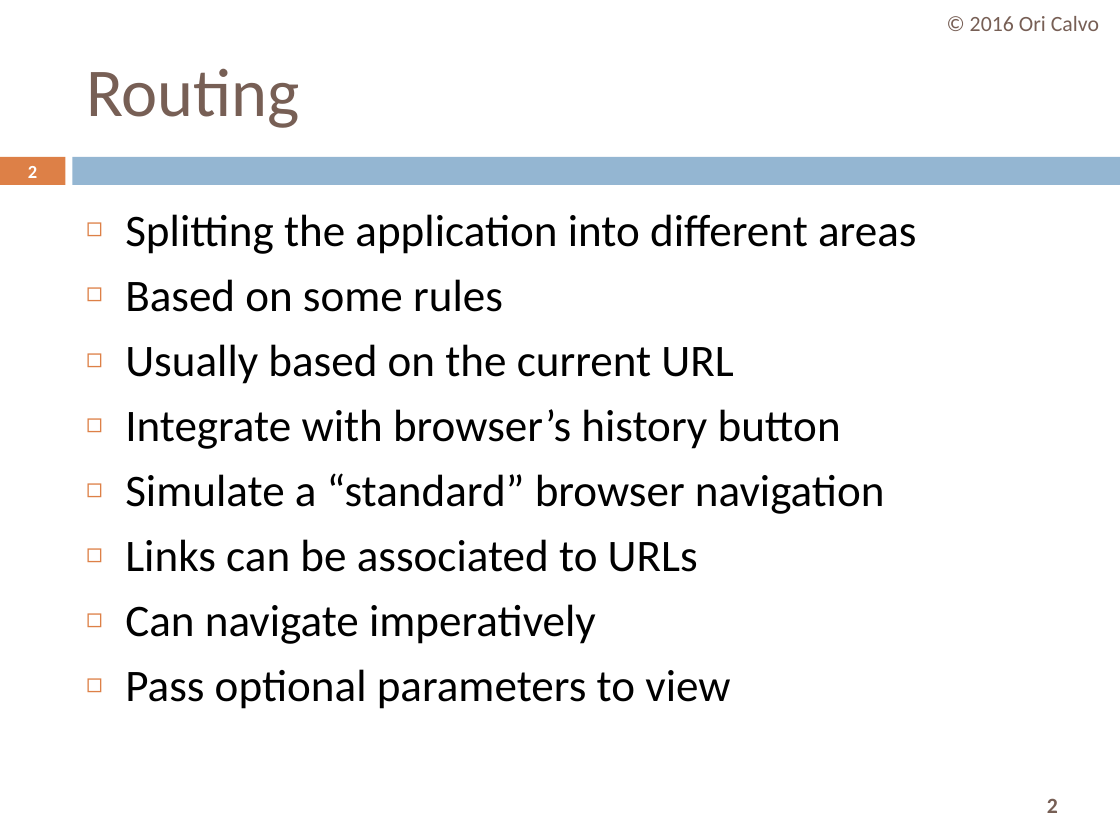
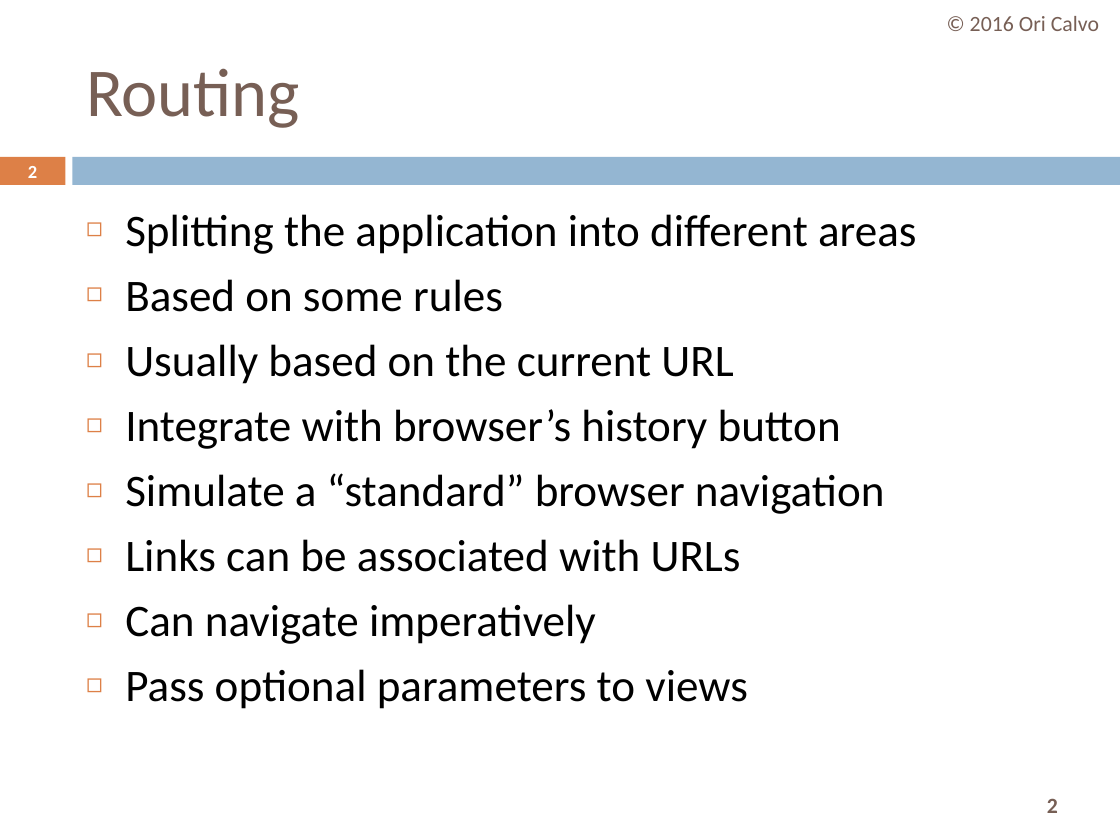
Before and after one commit to oricalvo/course-angular, a slide deck: slide 2 of PPTs/03 Routing.pptx. Drawn at 1120x840 pixels with LibreOffice and Linux fonts; fonts in the diff are those of the drawing. Boxes give left, top, right and bottom in pixels: in the first picture for what was removed or moved away, otherwise in the second. Text is boxed around its words. In the diff, an @@ line names an element or a change of style, - is before the commit and + after.

```diff
--- a/PPTs/03 Routing.pptx
+++ b/PPTs/03 Routing.pptx
@@ text at (x1=125, y1=539, x2=741, y2=572): text changed @@
-◻ Links can be associated to URLs
+◻ Links can be associated with URLs
@@ text at (x1=125, y1=669, x2=748, y2=709): text changed @@
-◻ Pass optional parameters to view
+◻ Pass optional parameters to views
```
Also in this commit, not shown: 5 other slides changed.
